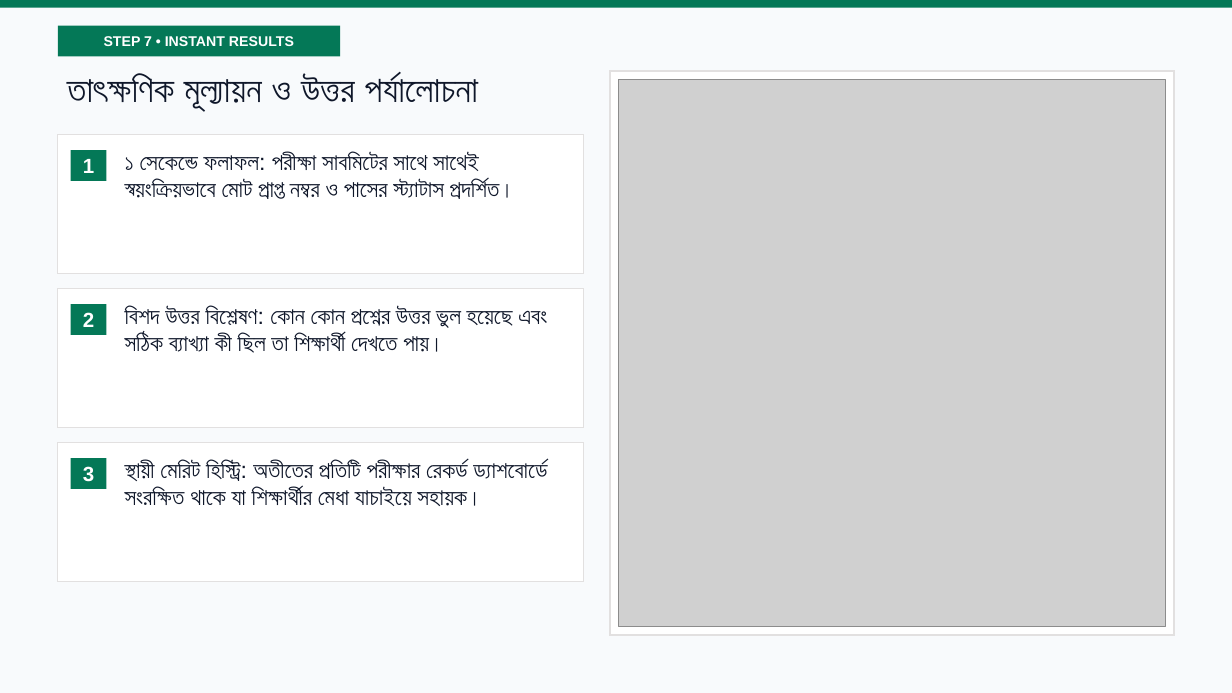
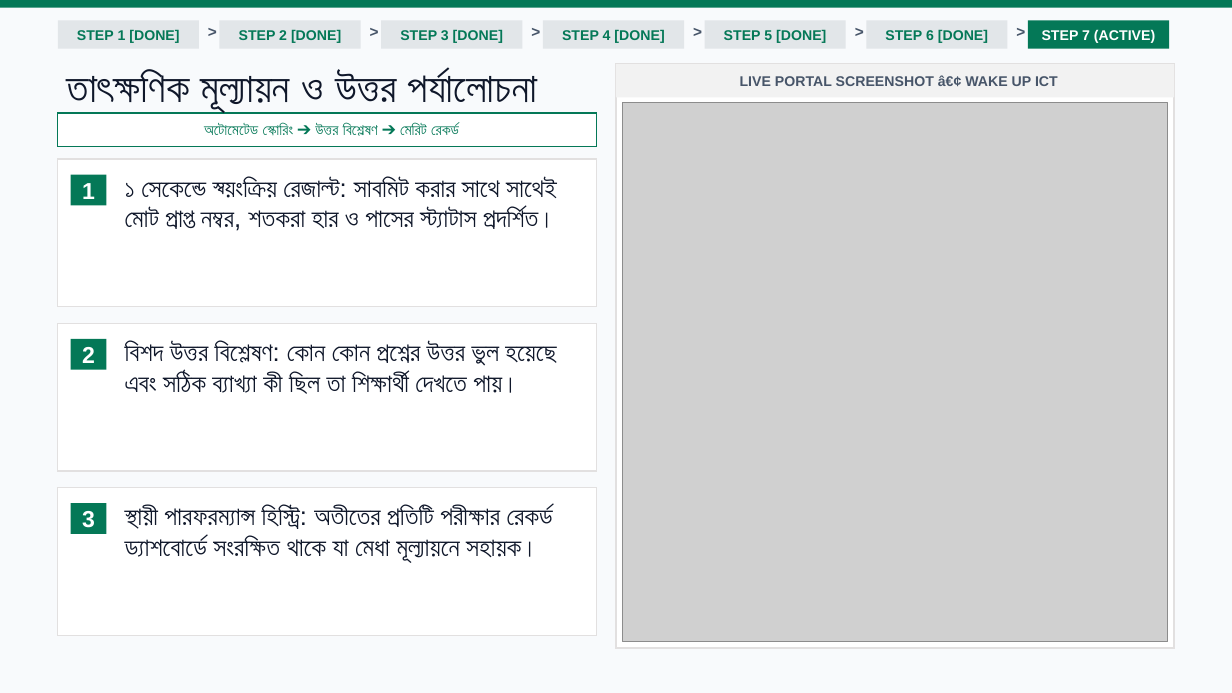
Before and after one commit to mahadihasanpranto786/wakeupict, a slide deck: slide 9 of Wake_Up_ICT_Student_Portal_Presentation.pptx. Drawn at 1232x693 pixels with LibreOffice and Linux fonts; fonts in the diff are those of the drawing; grey boxes stand for pictures. Boxes give left, top, right and bottom in pixels: in the first picture for what was removed or moved away, otherwise in the second. Text is boxed around its words. In the diff, an @@ line names an element or a change of style, - is before the commit and + after.

```diff
--- a/Wake_Up_ICT_Student_Portal_Presentation.pptx
+++ b/Wake_Up_ICT_Student_Portal_Presentation.pptx
@@ rectangle "STEP 1 [DONE]": place and size @@
-rectangle "STEP 1 [DONE]" at (57, 26, 340, 56)
+rectangle "STEP 1 [DONE]" at (57, 20, 199, 49)
@@ rectangle "STEP 1 [DONE]" at (57, 20, 199, 49): fill #047857 to #E2E6E9 @@
@@ text in rectangle at (77, 29, 179, 43): text changed; text colour #FFFFFF to #047857 @@
-STEP 7 • INSTANT RESULTS
+STEP 1 [DONE]
@@ text added at (199, 18, 219, 45), 12 pt, text #475569, bold @@
+>
@@ rectangle added at (220, 20, 361, 49), fill #E2E6E9, 11 pt, text #047857, bold @@
+STEP 2 [DONE]
@@ text added at (360, 18, 381, 45), 12 pt, text #475569, bold @@
+>
@@ rectangle added at (381, 20, 522, 49), fill #E2E6E9, 11 pt, text #047857, bold @@
+STEP 3 [DONE]
@@ text added at (522, 18, 543, 45), 12 pt, text #475569, bold @@
+>
@@ rectangle added at (543, 20, 685, 49), fill #E2E6E9, 11 pt, text #047857, bold @@
+STEP 4 [DONE]
@@ text added at (684, 18, 704, 45), 12 pt, text #475569, bold @@
+>
@@ rectangle added at (704, 20, 846, 49), fill #E2E6E9, 11 pt, text #047857, bold @@
+STEP 5 [DONE]
@@ text added at (846, 18, 866, 45), 12 pt, text #475569, bold @@
+>
@@ rectangle added at (867, 20, 1008, 49), fill #E2E6E9, 11 pt, text #047857, bold @@
+STEP 6 [DONE]
@@ text added at (1007, 18, 1028, 45), 12 pt, text #475569, bold @@
+>
@@ rectangle added at (1028, 20, 1169, 49), fill #047857, 11 pt, text #FFFFFF, bold @@
+STEP 7 (ACTIVE)
@@ text "তাৎক্ষণিক মূল্যায়ন ও উত্তর পর্যালোচনা" at (67, 69, 538, 113): size 28 to 32 pt @@
@@ rectangle: place and size @@
-rectangle at (610, 70, 1175, 635)
+rectangle at (616, 64, 1175, 648)
@@ rectangle added at (616, 64, 1175, 97), fill #F2F2F2, 11 pt, text #475569, bold @@
+LIVE PORTAL SCREENSHOT â€¢ WAKE UP ICT
@@ rectangle added at (57, 113, 596, 146), fill #FFFFFF, outline #047857 1 pt, 12 pt, text #047857, bold @@
+অটোমেটেড স্কোরিং ➔ উত্তর বিশ্লেষণ ➔ মেরিট রেকর্ড
@@ picture: place and size @@
-picture at (618, 79, 1165, 627)
+picture at (623, 103, 1168, 641)
@@ rectangle: place and size @@
-rectangle at (57, 135, 583, 274)
+rectangle at (57, 159, 596, 307)
@@ rectangle "1": place and size @@
-rectangle "1" at (70, 150, 106, 180)
+rectangle "1" at (70, 175, 106, 205)
@@ text at (125, 177, 557, 231): text changed; size 18 to 20 pt @@
-১ সেকেন্ডে ফলাফল: পরীক্ষা সাবমিটের সাথে সাথেই স্বয়ংক্রিয়ভাবে মোট প্রাপ্ত নম্বর ও পাসের স্ট্যাটাস প্রদর্শিত।
+১ সেকেন্ডে স্বয়ংক্রিয় রেজাল্ট: সাবমিট করার সাথে সাথেই মোট প্রাপ্ত নম্বর, শতকরা হার ও পাসের স্ট্যাটাস প্রদর্শিত।
@@ rectangle: place and size @@
-rectangle at (57, 288, 583, 427)
+rectangle at (57, 323, 596, 471)
@@ rectangle "2": place and size @@
-rectangle "2" at (70, 304, 106, 335)
+rectangle "2" at (70, 339, 106, 370)
@@ text "বিশদ উত্তর বিশ্লেষণ: কোন কোন ...": place and size @@
-text "বিশদ উত্তর বিশ্লেষণ: কোন কোন ..." at (125, 305, 547, 353)
+text "বিশদ উত্তর বিশ্লেষণ: কোন কোন ..." at (125, 341, 556, 394)
@@ text "বিশদ উত্তর বিশ্লেষণ: কোন কোন ..." at (125, 341, 556, 394): size 18 to 20 pt @@
@@ rectangle: place and size @@
-rectangle at (57, 443, 583, 581)
+rectangle at (57, 488, 596, 636)
@@ size 16 to 18 pt in 3 elements at (70, 175, 106, 205), (70, 339, 106, 370), (70, 503, 106, 533) @@
@@ rectangle "3": place and size @@
-rectangle "3" at (70, 458, 106, 489)
+rectangle "3" at (70, 503, 106, 533)
@@ text at (125, 505, 552, 563): text changed; size 18 to 20 pt @@
-স্থায়ী মেরিট হিস্ট্রি: অতীতের প্রতিটি পরীক্ষার রেকর্ড ড্যাশবোর্ডে সংরক্ষিত থাকে যা শিক্ষার্থীর মেধা যাচাইয়ে সহায়ক।
+স্থায়ী পারফরম্যান্স হিস্ট্রি: অতীতের প্রতিটি পরীক্ষার রেকর্ড ড্যাশবোর্ডে সংরক্ষিত থাকে যা মেধা মূল্যায়নে সহায়ক।
```
Also in this commit, not shown: 8 other slides changed, 2 slides added, 1 slide removed, 2 other files.
